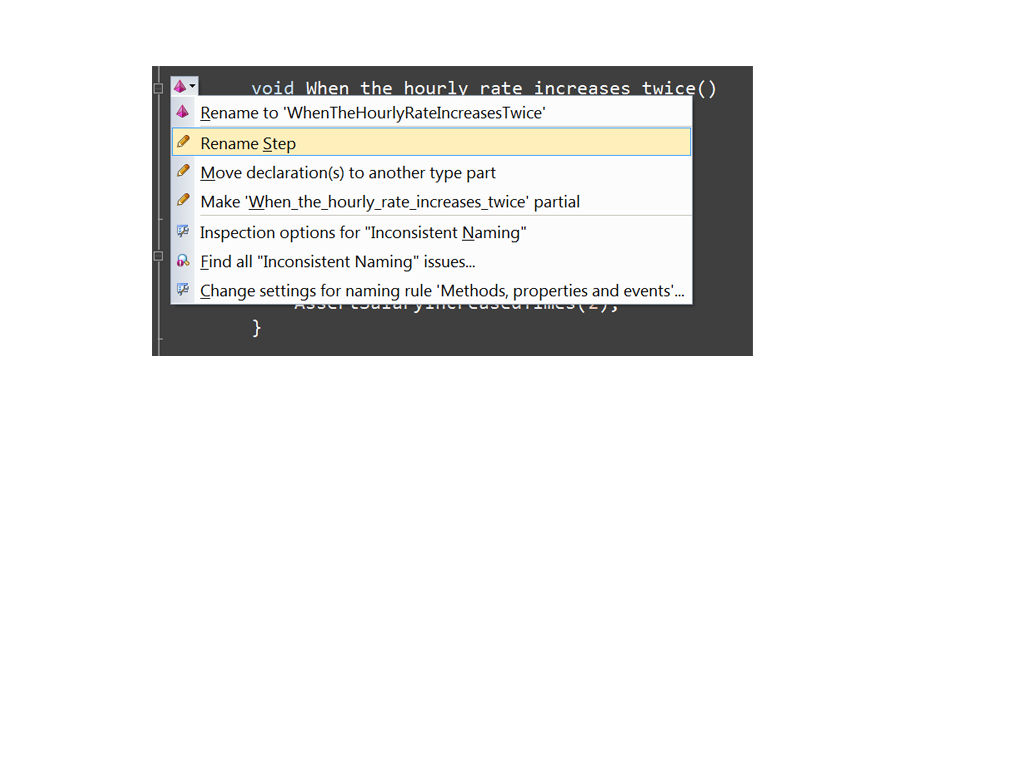
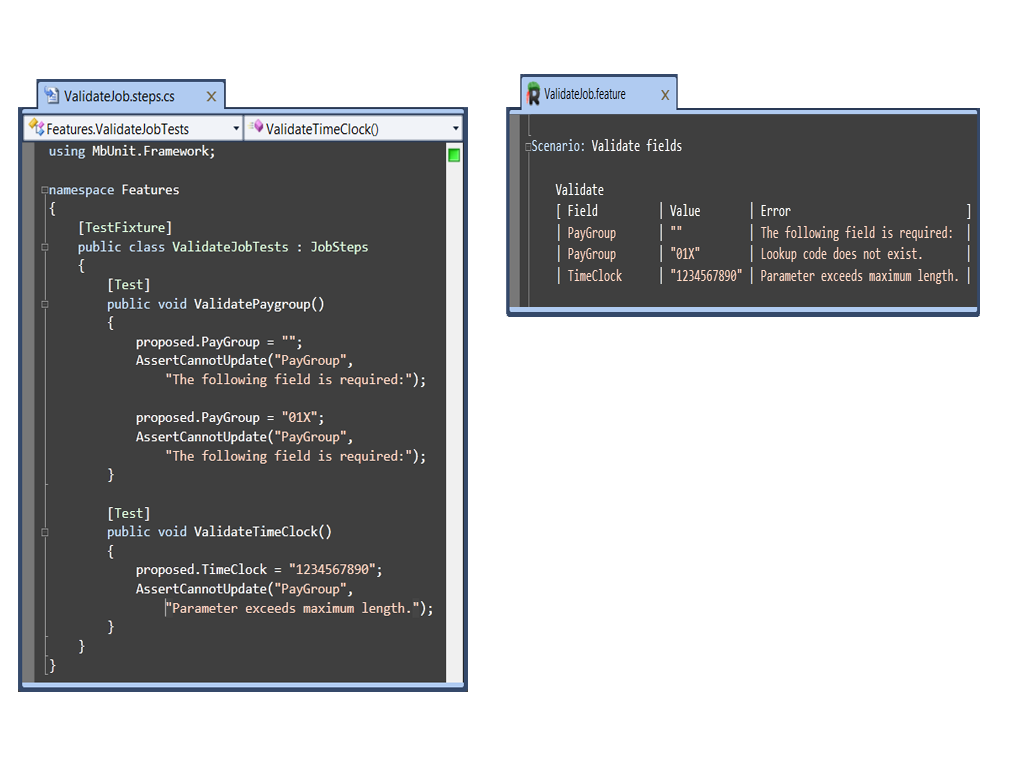
Comparing the layer stacks of the two 1024 × 768 images. Changes:
added layer "DSLRac" above "DSLxUnit" over [left=506, top=74, right=980, bottom=317]
added layer "DSLxUnit" above "SoCView" over [left=18, top=79, right=468, bottom=692]
hid "TriggerRename" over [left=152, top=66, right=753, bottom=356]
